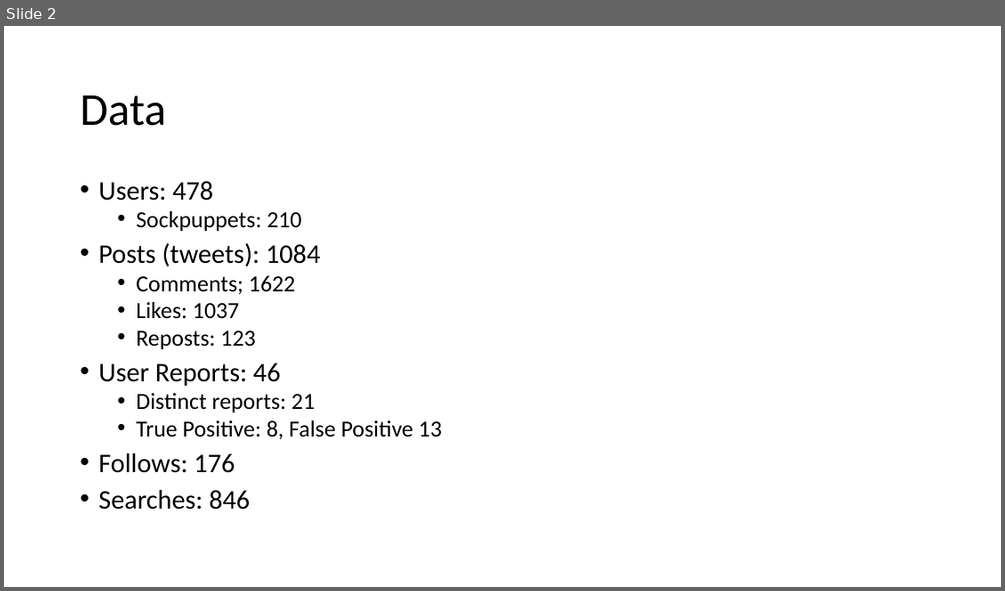
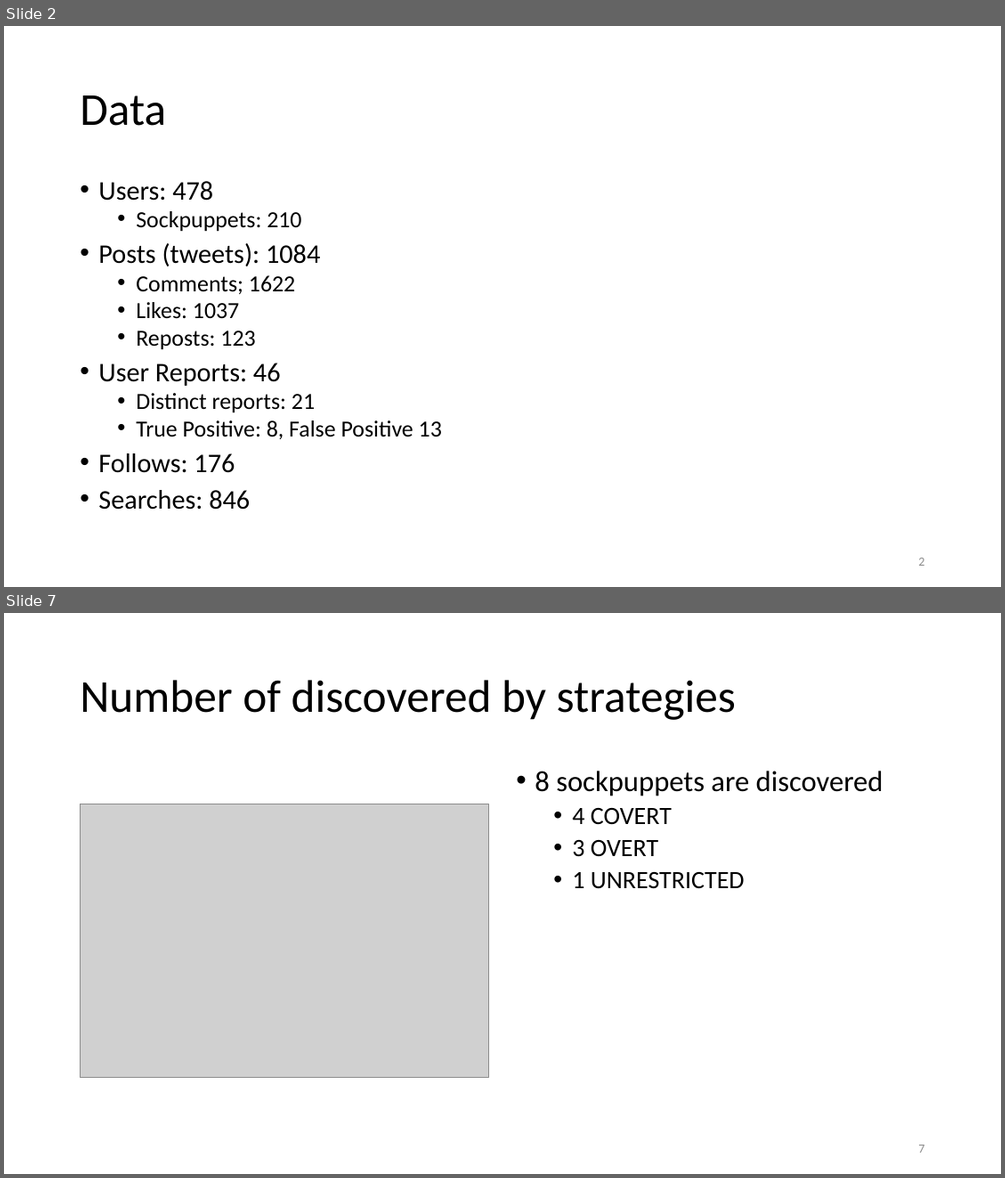
Before and after one commit to ruiliu310/dartpost-research, a slide deck: docs/dartpost.pptx. Shown one above the other, each under a label of ours: slide 2 before the commit, slides 2 and 7 after it; the slides between them are not shown. The pictures are 1005x591 and 1005x1178 pixels, drawn with LibreOffice and Linux fonts; fonts in the diff are those of the drawing; grey boxes stand for pictures. Boxes give left, top, right and bottom in pixels: in the first picture for what was removed or moved away, otherwise in the second. Text is boxed around its words. In the diff, an @@ line names an element or a change of style, - is before the commit and + after.

```diff
--- a/docs/dartpost.pptx
+++ b/docs/dartpost.pptx
@@ slide 7 added at <box>4,613,1001,1174</box>, background #FFFFFF @@
@@ title added at <box>80,680,736,720</box>, 44 pt, text #000000 @@
+Number of discovered by strategies
@@ text added at <box>534,771,883,889</box>, 24 pt, text #000000 @@
+• 8 sockpuppets are discovered
+  • 4 COVERT
+  • 3 OVERT
+  • 1 UNRESTRICTED
@@ picture added at <box>81,803,488,1077</box> @@
@@ page number added at <box>918,1144,924,1152</box>, 12 pt, text #8C8C8C @@
+7
@@ slide 2 changed as well @@
@@ page number added at <box>918,557,924,565</box>, 12 pt, text #8C8C8C @@
+2
```
Also in this commit, not shown: 3 other slides changed, 7 other slides added, 1 other file.
